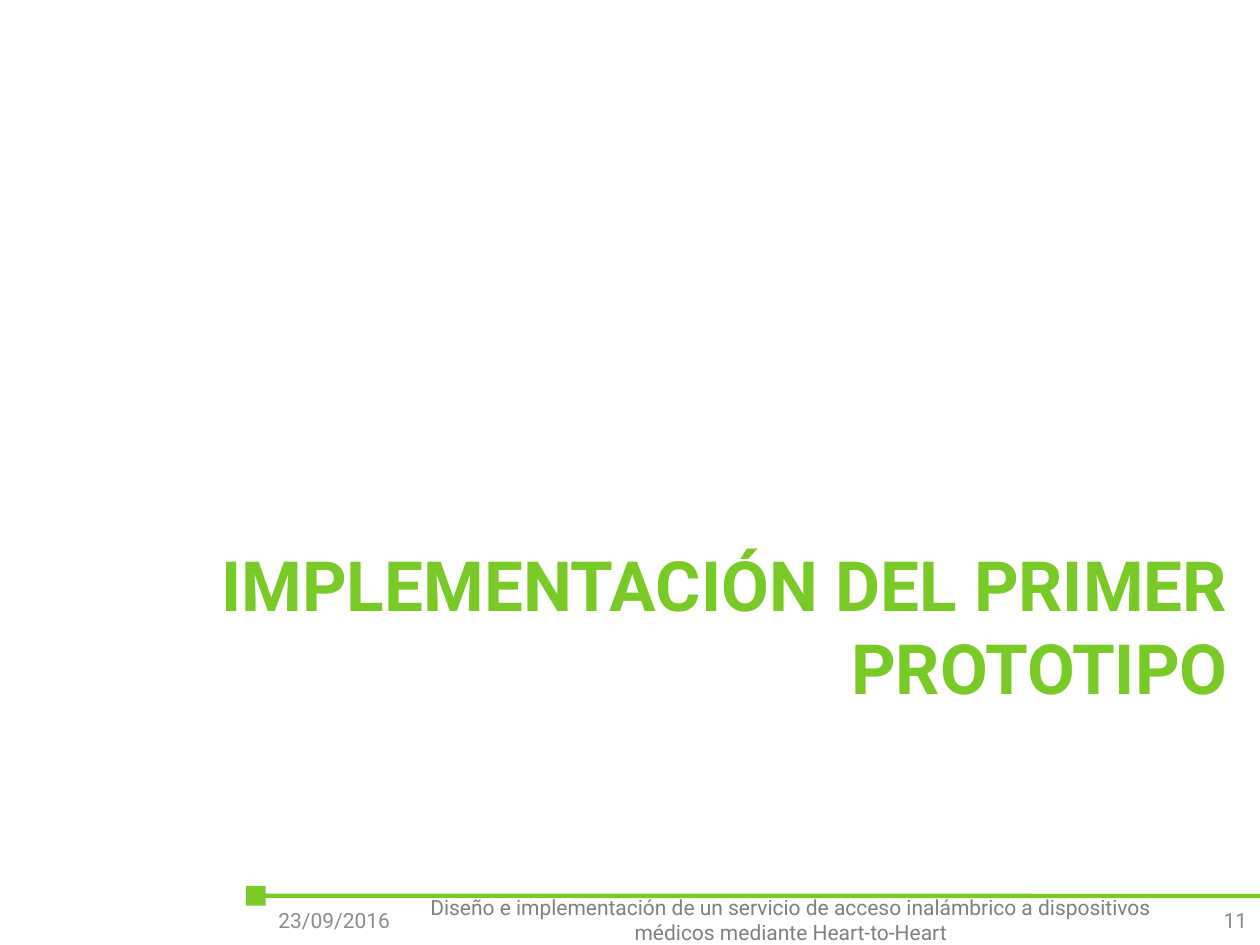
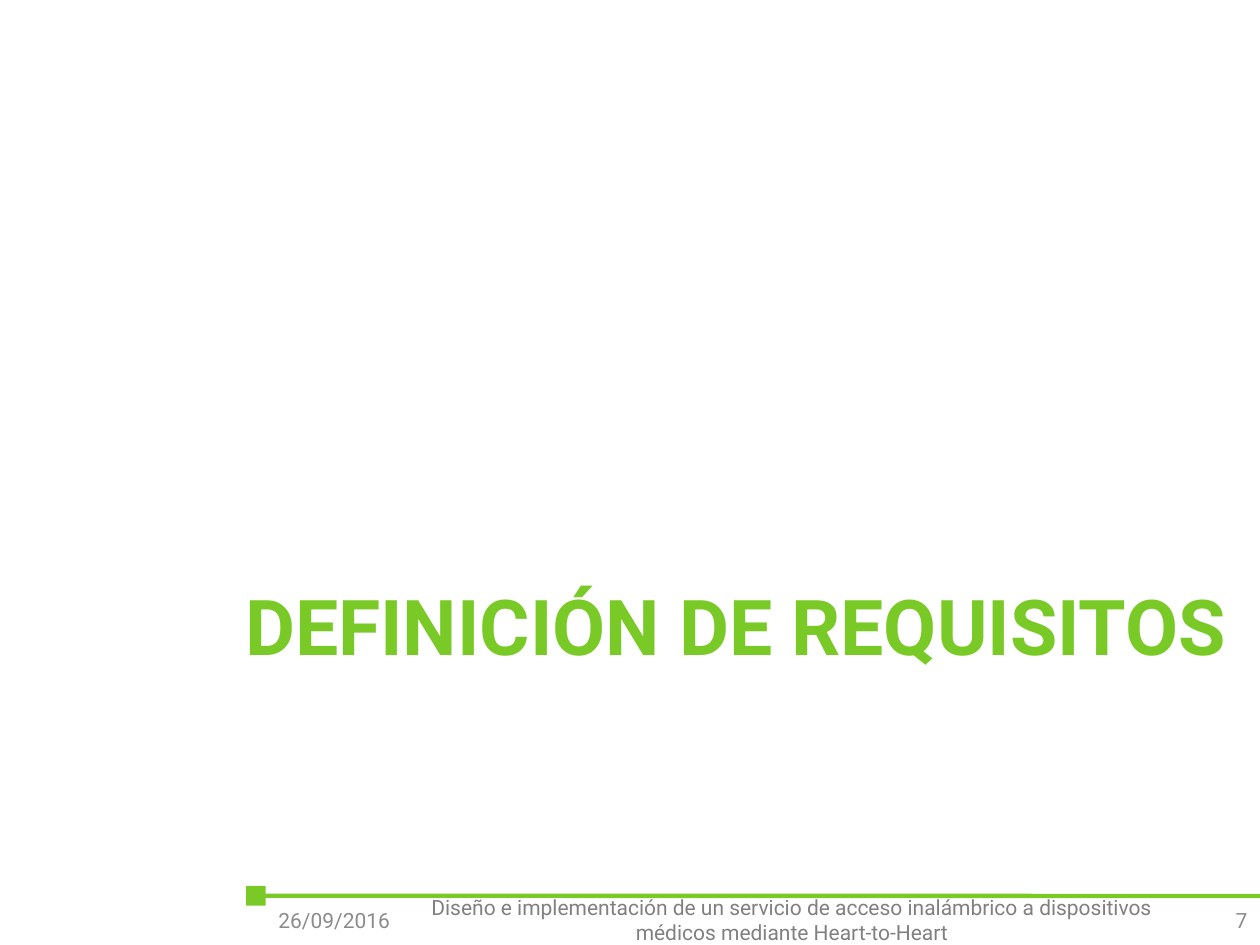
Before and after one commit to outsidersdelaelectronica/tiic-2015, a slide deck: slide 7 of doc/Tomas/presentacion/Diseño e implementación de un servicio de acceso inalámbrico a dispositivos médicos mediante Heart-to-Heart.pptx (slide 11 before the commit). Drawn at 1260x945 pixels with LibreOffice and Linux fonts; fonts in the diff are those of the drawing; background and template pictures are left out. Boxes give left, top, right and bottom in pixels: in the first picture for what was removed or moved away, otherwise in the second. Text is boxed around its words. In the diff, an @@ line names an element or a change of style, - is before the commit and + after.

```diff
--- a/doc/Tomas/presentacion/Diseño e implementación de un servicio de acceso inalámbrico a dispositivos médicos mediante Heart-to-Heart.pptx
+++ b/doc/Tomas/presentacion/Diseño e implementación de un servicio de acceso inalámbrico a dispositivos médicos mediante Heart-to-Heart.pptx
@@ title at (x1=245, y1=585, x2=1226, y2=665): text changed; size 39.6 to 44 pt @@
-IMPLEMENTACIÓN DEL PRIMER PROTOTIPO
+DEFINICIÓN DE REQUISITOS
@@ text at (x1=278, y1=913, x2=390, y2=929): text changed @@
-23/09/2016
+26/09/2016
@@ page number at (x1=1236, y1=913, x2=1248, y2=928): text changed @@
-11
+7
```
Also in this commit, not shown: 15 other slides changed, 9 slides added, 2 other files.
